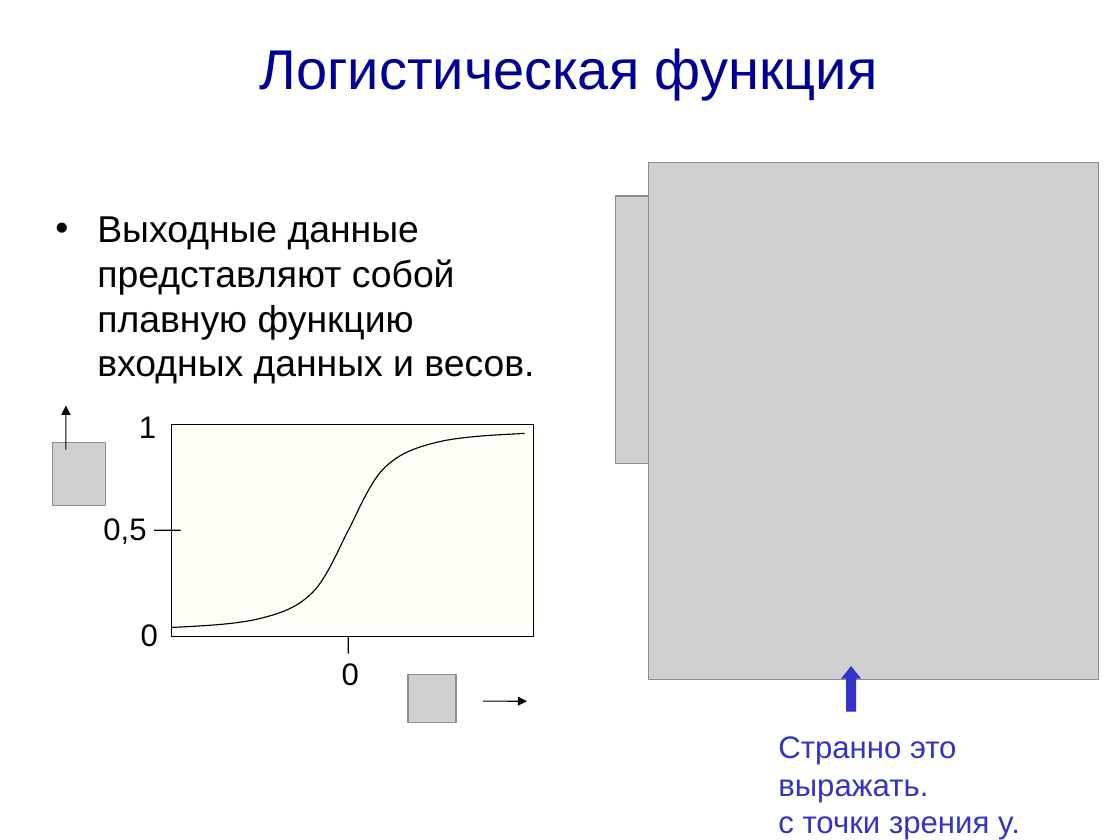
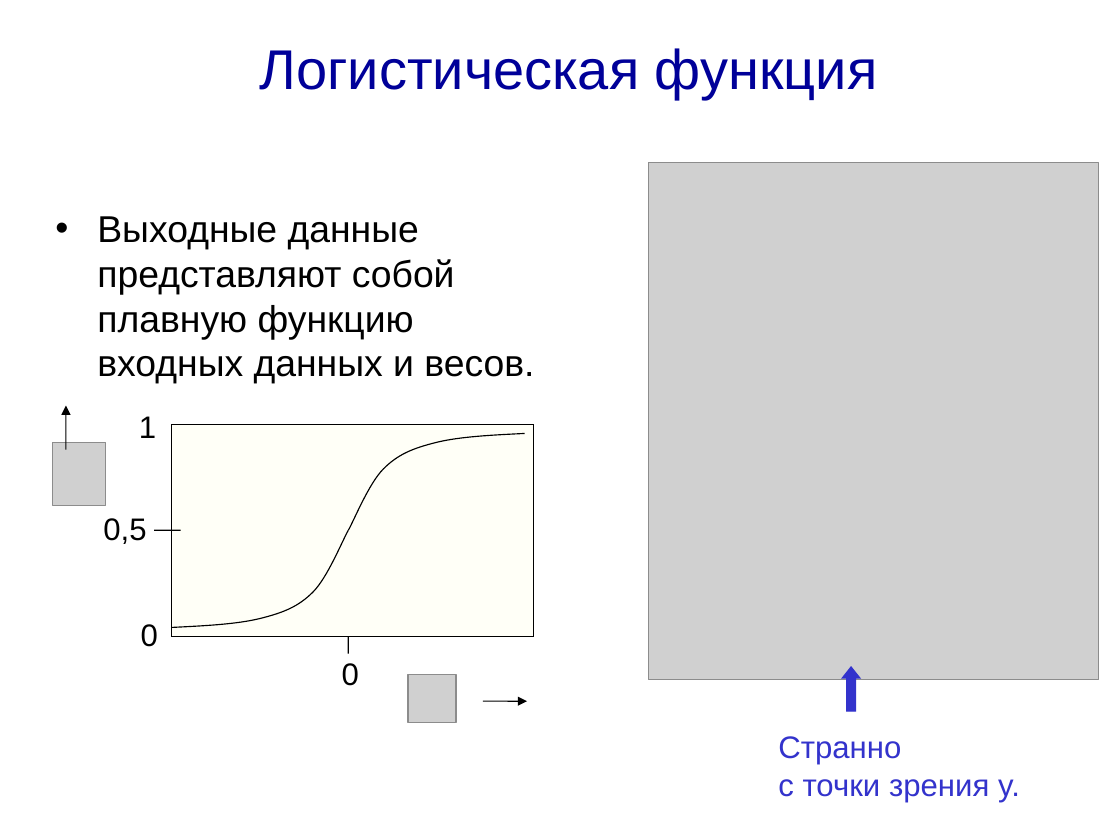
Before and after one commit to sudakov/ai-lab, a slide deck: slide 31 of ML3.pptx. Drawn at 1120x840 pixels with LibreOffice and Linux fonts; fonts in the diff are those of the drawing; grey boxes stand for pictures. Boxes give left, top, right and bottom in pixels: in the first picture for what was removed or moved away, otherwise in the second. Text is boxed around its words. In the diff, an @@ line names an element or a change of style, - is before the commit and + after.

```diff
--- a/ML3.pptx
+++ b/ML3.pptx
@@ picture removed at bbox=[616, 196, 1018, 464] @@
@@ text at bbox=[778, 736, 901, 765]: text changed @@
-Странно это выражать.
+Странно
```
Also in this commit, not shown: 12 other slides changed, 4 slides added, 1 other file.
